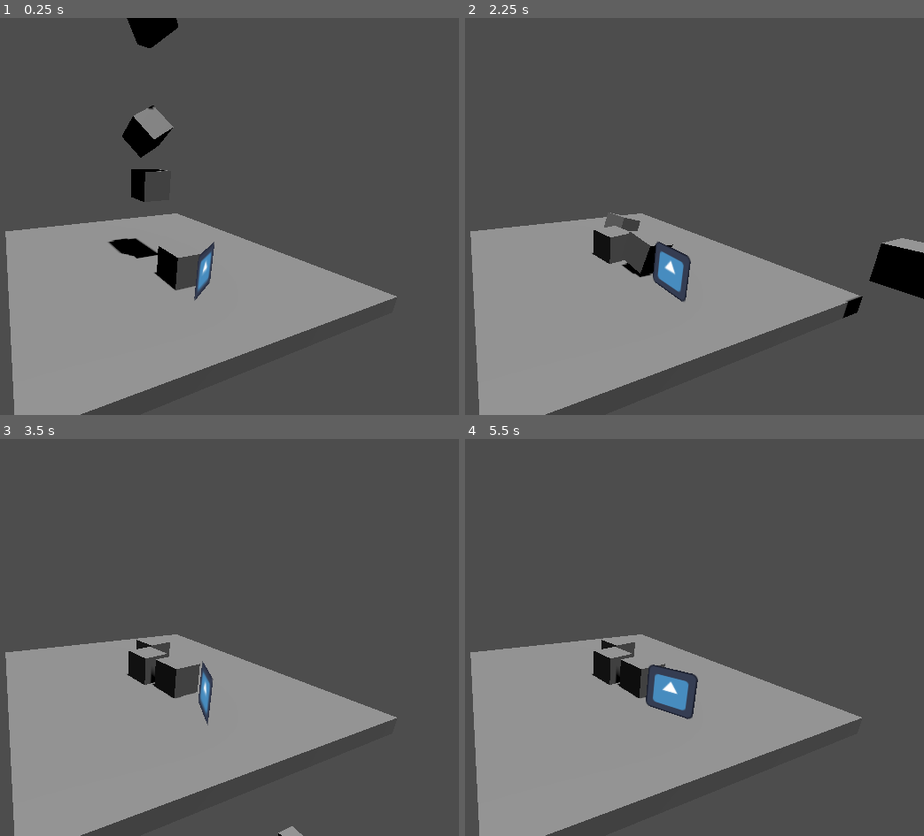
Above: before the commit, frames 1-4 (two rows, left to right).
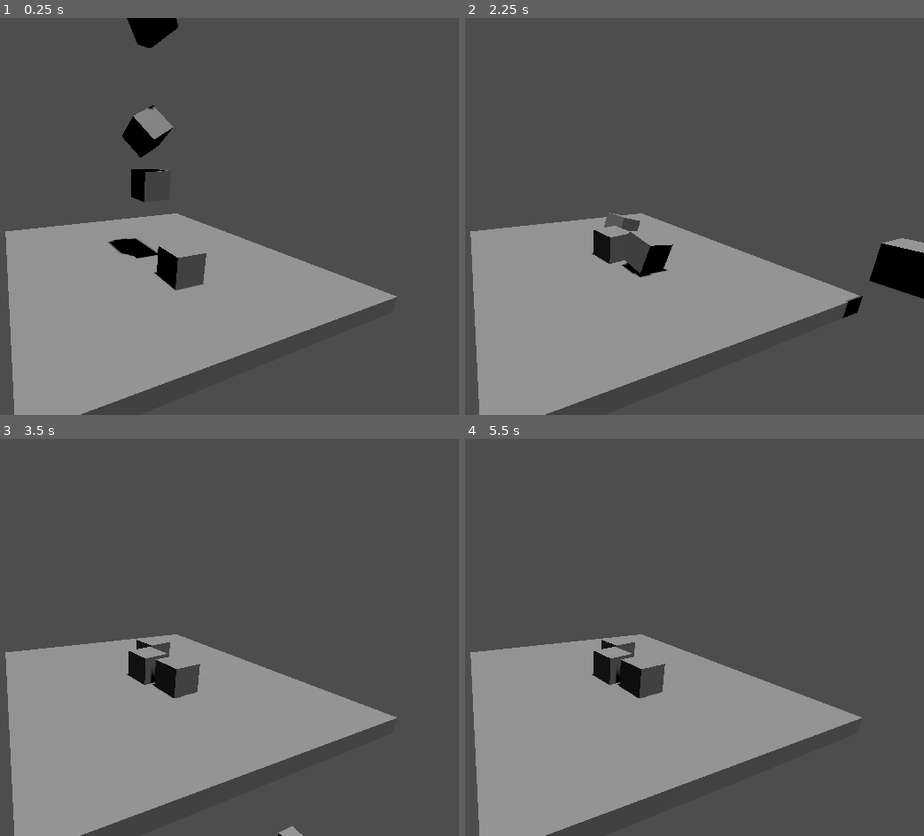
Above: after the commit, the same moments.

Repository: myrrhpansies/moPeachesTEST
Game: Godot game, scene res://scenes/level_1.tscn
Two runs of this game, one before a commit and one after it. Both use one fixed random seed, a clock stepped at 60 frames per second and the inputs below. The project has no main scene, so this scene is started directly. The engine's default icon, where the game draws it, is replaced by a stand-in: a white triangle on a blue panel in a dark square.
Inputs:
- Up to frame 1 (0.25 s): no input
- Up to frame 2 (2.25 s): tap Enter (ui_accept) at 0.5, 0.77, 1.52 s; hold D (Right) 0.53-1.28 s; hold S (Down) 1.28-2.03 s; hold D (Right) from 2.03 s (still down)
- Up to frame 3 (3.5 s): release D (Right) at 2.78 s; hold W (Up) from 2.78 s (still down); tap Enter (ui_accept) at 3.02 s
- Up to frame 4 (5.5 s): release W (Up) at 3.53 s; hold A (Left) 3.53-5.03 s; tap Enter (ui_accept) at 3.77, 4.52 s; hold S (Down) from 5.03 s (still down)

The runs differ from the first frame. In frame 1, 0.3% of the frame differs, in the area x 42-47%, y 56-72%; in frame 2, 0.9%; in frame 3, 0.3%; in frame 4, 1.1%, in the area x 39-51%, y 56-71%.

Commit message:
playing around

Diff:
--- a/scenes/Icon.gd
+++ /dev/null
@@ -1,14 +0,0 @@
-extends Sprite3D
-
-var coins = 5
-var playerName = "robot"
-var hearts = 3.5
-const SPEED = 2
-# Called when the node enters the scene tree for the first time.
-func _ready():
-	pass
-
-
-# Called every frame. 'delta' is the elapsed time since the previous frame.
-func _process(delta):
-	rotate_y(deg_to_rad(SPEED))
--- a/scenes/level_1.tscn
+++ b/scenes/level_1.tscn
@@ -1,9 +1,7 @@
-[gd_scene load_steps=7 format=3 uid="uid://cfejhx1hmxhek"]
+[gd_scene load_steps=5 format=3 uid="uid://cfejhx1hmxhek"]
 
 [ext_resource type="PackedScene" uid="uid://b0tex1ao7684j" path="res://scenes/block.tscn" id="1_gt0pl"]
 [ext_resource type="PackedScene" uid="uid://c58vkh2tbeeaa" path="res://scenes/small_fry.tscn" id="2_rf4ia"]
-[ext_resource type="Texture2D" uid="uid://dqltxpx0siqjo" path="res://icon.svg" id="3_h633o"]
-[ext_resource type="Script" path="res://scenes/Icon.gd" id="4_2prba"]
 
 [sub_resource type="BoxMesh" id="BoxMesh_ey01j"]
 size = Vector3(10, 0.5, 10)
@@ -43,8 +41,3 @@
 
 [node name="smallFry" parent="." instance=ExtResource("2_rf4ia")]
 transform = Transform3D(1, 0, 0, 0, 1, 0, 0, 0, 1, 0, 0.542496, 2)
-
-[node name="Icon" type="Sprite3D" parent="."]
-transform = Transform3D(1, 0, 0, 0, 1, 0, 0, 0, 1, 0, 0.792019, 3.0269)
-texture = ExtResource("3_h633o")
-script = ExtResource("4_2prba")
